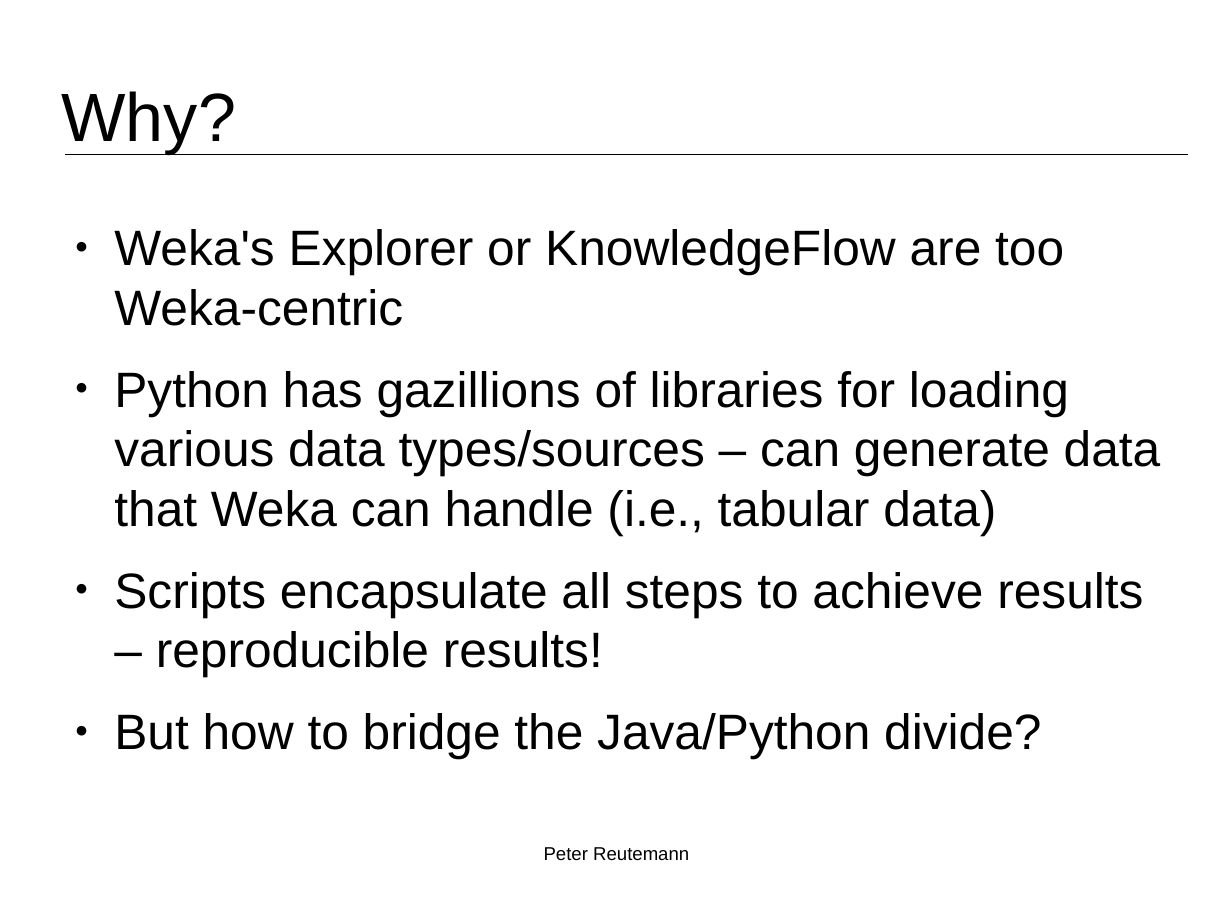
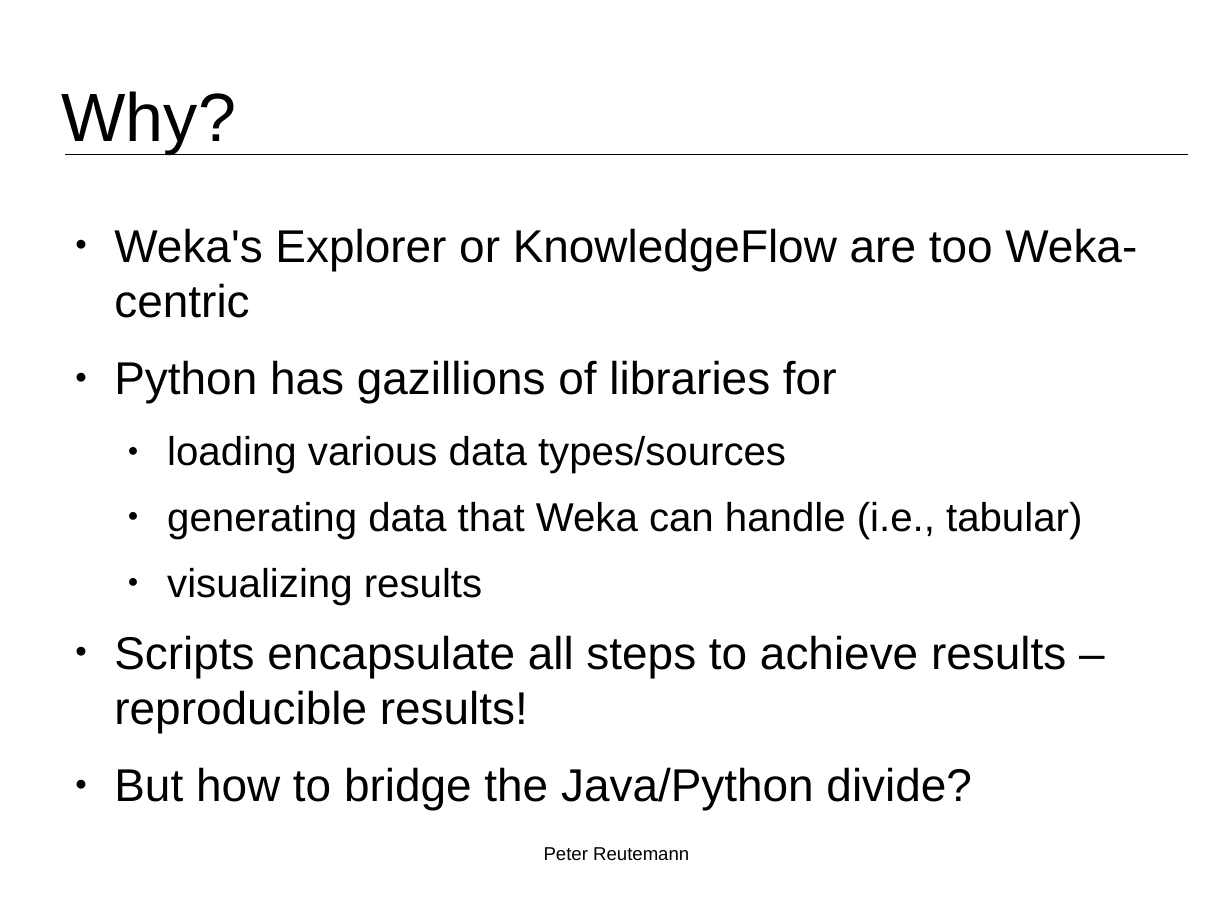
Before and after one commit to fracpete/weka-user-conference-2021, a slide deck: slide 3 of scripting/scripting.odp. Drawn at 1232x924 pixels with LibreOffice and Linux fonts; fonts in the diff are those of the drawing; background and template pictures are left out. Boxes give left, top, right and bottom in pixels: in the first picture for what was removed or moved away, otherwise in the second. Text is boxed around its words. In the diff, an @@ line names an element or a change of style, - is before the commit and + after.

```diff
--- a/scripting/scripting.odp
+++ b/scripting/scripting.odp
@@ text at [114,228,1137,810]: size 32 to 29.6 pt in "Weka's Explorer or KnowledgeFlow are too Weka-centric", "Scripts encapsulate all steps to achieve results ...", "But how to bridge the Java/Python divide?" @@
@@ text at [114,360,1082,605]: text changed; size 32 to 25.9 pt @@
-● Python has gazillions of libraries for loading various data types/sources – can generate data that Weka can handle (i.e., tabular data)
+● Python has gazillions of libraries for
+  ● loading various data types/sources
+  ● generating data that Weka can handle (i.e., tabular)
+  ● visualizing results
```
Also in this commit, not shown: 5 other slides changed, 1 other file.
